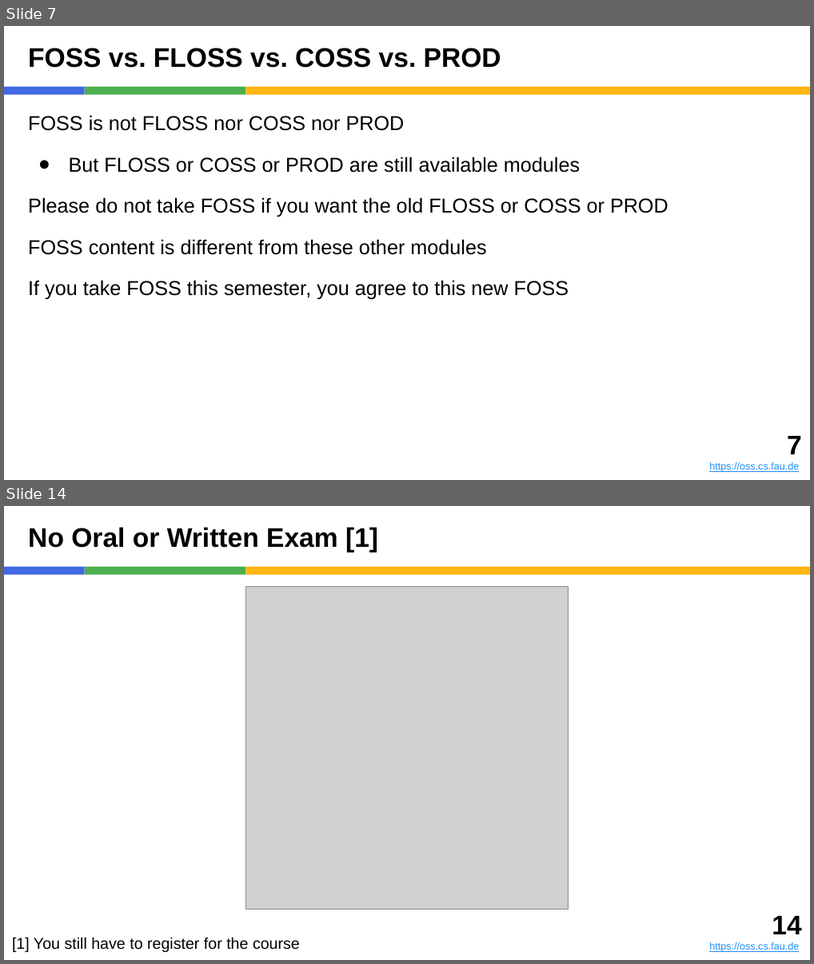
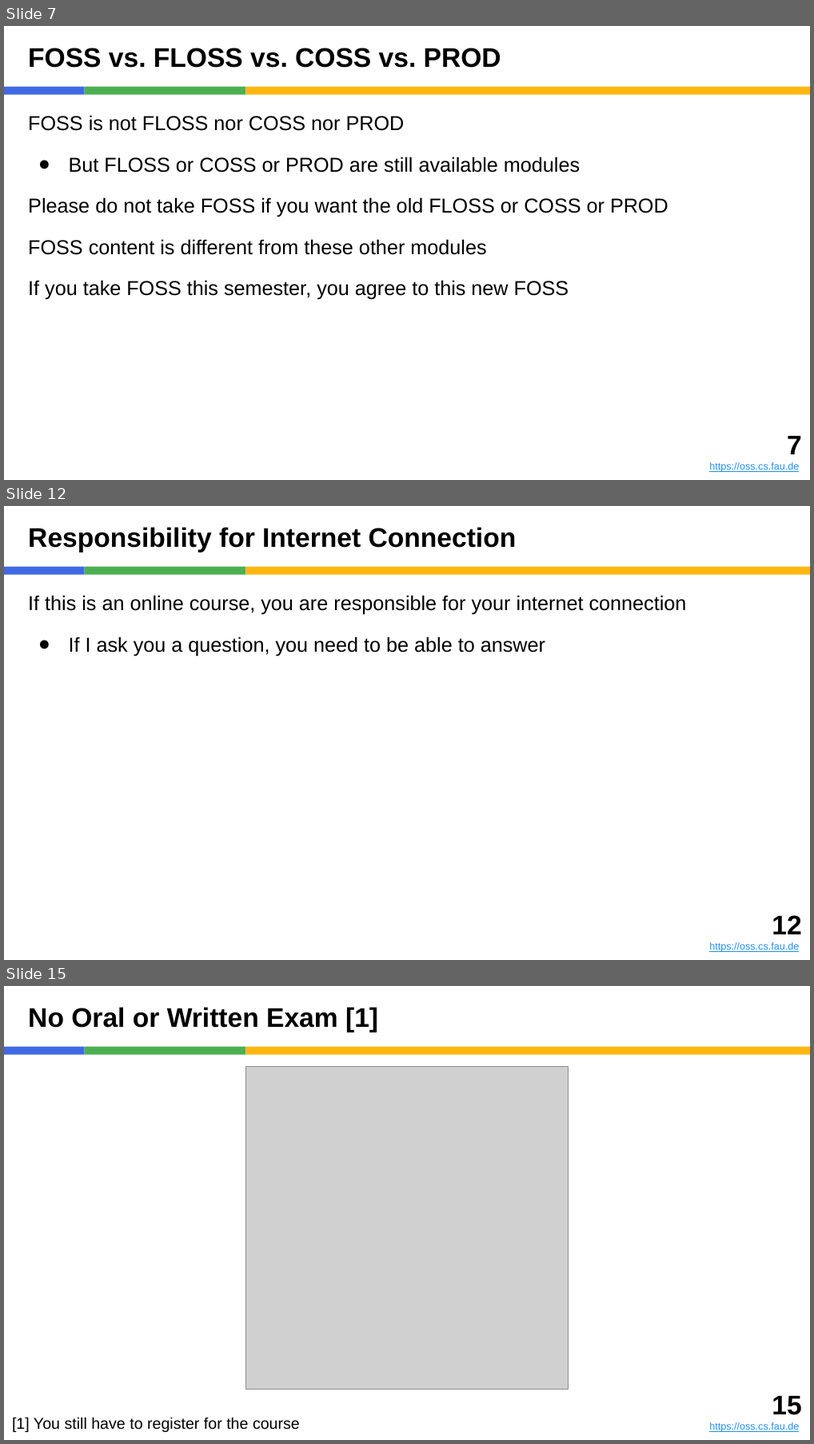
Before and after one commit to dirkriehle/foss-course, a slide deck: Lecture slides/FOSS A01 - Introduction.pptx. Shown one above the other, each under a label of ours: slides 7 and 14 before the commit, slides 7, 12 and 15 after it; the slides between them are not shown. The pictures are 814x964 and 814x1444 pixels, drawn with LibreOffice and Linux fonts; fonts in the diff are those of the drawing; grey boxes stand for pictures. Boxes give left, top, right and bottom in pixels: in the first picture for what was removed or moved away, otherwise in the second. Text is boxed around its words. In the diff, an @@ line names an element or a change of style, - is before the commit and + after.

```diff
--- a/Lecture slides/FOSS A01 - Introduction.pptx
+++ b/Lecture slides/FOSS A01 - Introduction.pptx
@@ slide 12 added at (4,506,810,960), background #FFFFFF; not listed: 3 template elements that a slide beside it also shows @@
@@ title added at (28,527,517,552), 24 pt, text #000000, bold @@
+Responsibility for Internet Connection
@@ text added at (28,595,687,656), 18 pt, text #000000 @@
+If this is an online course, you are responsible for your internet connection
+● If I ask you a question, you need to be able to answer
@@ text added at (710,915,802,952), 9 pt, text #1E90FF, underline @@
+12
+https://oss.cs.fau.de
@@ what was slide 14 is now slide 15 @@
@@ text at (772,1396,802,1415): text changed @@
-14
+15
```
Also in this commit, not shown: 4 slides changed, 5 other slides added, 5 slides removed, 5 other files.
